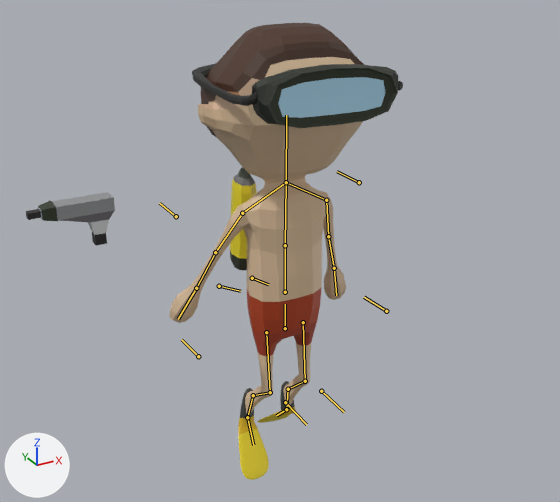
The FBX model Project/Assets/Graphics/3D/Player/Diver For Animations2.fbx: old version first, new version second.
Both versions are drawn from a 50 mm camera at (-0.772, -1.38, 1.168) aimed at (-0.063, -0.091, 0.524). Arrows for +X, +Y and +Z are at lower left; the lights stay in place. Both versions are drawn at frame 16 of the action 'Armature|SwimForward'; the numbers are the values there. The bones that bend it are drawn over the model as lines.

Names of what the first picture shows: 'Diver', 'Fins', 'Googles', 'Gun', 'ScubaSet'.
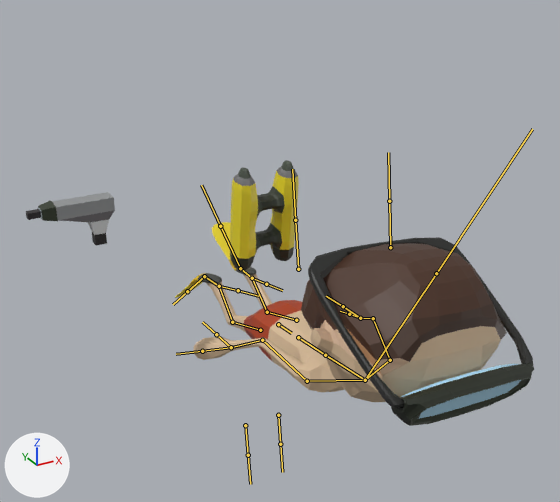
What differs and where, as boxes (x1, y1, x2, y2) in the pictures (560 x 502 px):
'Diver', posed (60% wider, 59% shorter)
    before: (169, 23, 365, 416)
    after: (193, 243, 507, 402)
'Googles', posed
    before: (192, 63, 403, 128)
    after: (308, 237, 534, 426)
'Fins', posed (41% wider, 23% shorter)
    before: (238, 381, 296, 480)
    after: (175, 222, 257, 298)
'ScubaSet', unchanged, uncovered by the edit
    before: (230, 167, 257, 270)
    after: (230, 160, 299, 270)
bone 'Root', root to tip
    before: (285, 328) to (285, 304)
    after: (278, 324) to (291, 333)
bone 'Head', root to tip
    before: (286, 182) to (286, 115)
    after: (365, 380) to (436, 273)
bone 'LowerArm.L', root to tip
    before: (328, 236) to (334, 268)
    after: (373, 318) to (360, 318)
bone 'LowerArm.R', root to tip
    before: (215, 252) to (196, 288)
    after: (262, 340) to (231, 347)

The change, as a diff of the scene's bpy script:
```diff
--- a/Project/Assets/Graphics/3D/Player/Diver For Animations2.fbx.py
+++ b/Project/Assets/Graphics/3D/Player/Diver For Animations2.fbx.py
@@ bone_root @@
 bone_root = bpy.data.objects['Armature'].pose.bones['Root']
-bone_root.location = (0.0, 0.0, 0.0)
-bone_root.rotation_quaternion = (1.0, 0.0, 0.0, 0.0)  # degrees (0, 0, 0)
+bone_root.location = (0.0, -0.05, -0.33)
+bone_root.rotation_quaternion = (0.753, 0.658, 0.0, 0.0)  # degrees (82, 0, 0)
@@ bone_head @@
 bone_head = bpy.data.objects['Armature'].pose.bones['Head']  # child of 'Spine'
-bone_head.rotation_quaternion = (1.0, 0.0, 0.0, 0.0)  # degrees (0, 0, 0)
+bone_head.rotation_quaternion = (0.879, -0.475, -0.006, -0.039)  # degrees (-57, -3, -4)
@@ bone_lowerarm_l @@
 bone_lowerarm_l = bpy.data.objects['Armature'].pose.bones['LowerArm.L']  # child of 'UpperArm.L'
-bone_lowerarm_l.rotation_quaternion = (1.0, 0.0, 0.0, 0.0)  # degrees (0, 0, 0)
+bone_lowerarm_l.rotation_quaternion = (0.958, 0.0, 0.0, -0.287)  # degrees (0, 0, -33)
@@ bone_lowerarm_r @@
 bone_lowerarm_r = bpy.data.objects['Armature'].pose.bones['LowerArm.R']  # child of 'UpperArm.R'
-bone_lowerarm_r.rotation_quaternion = (1.0, 0.0, 0.0, 0.0)  # degrees (0, 0, 0)
+bone_lowerarm_r.rotation_quaternion = (0.93, 0.0, 0.0, 0.368)  # degrees (0, 0, 43)
```
